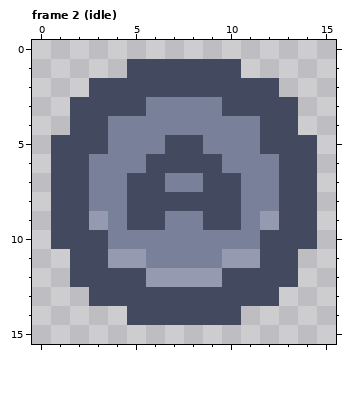
Edited in one commit: pixel-art file (projects/controller/assets/btn_a.ase). That is the earlier state.
16x16 pixels, 2 frames. Shown: frame 2 (idle).
After:
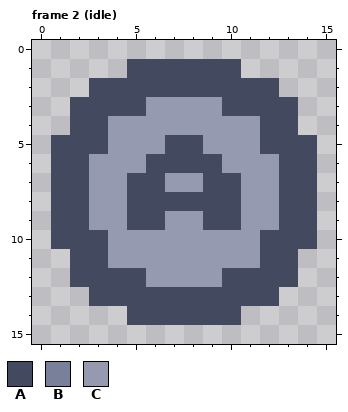
Palette (. is transparent): A #434a5f  B #78809a  C #959ab1
Difference:
Frame 2 (idle):
y 3: x 6..9 BBBB -> CCCC
y 4: x 4..11 BBBBBBBB -> CCCCCCCC
y 5: x 4..6 BBB -> CCC; x 9..11 BBB -> CCC
y 6: x 3..5 BBB -> CCC; x 10..12 BBB -> CCC
y 7: x 3..4 BB -> CC; x 7..8 BB -> CC; x 11..12 BB -> CC
y 8: x 3..4 BB -> CC; x 11..12 BB -> CC
y 9: x 4 B -> C; x 7..8 BB -> CC; x 11 B -> C
y 10: x 4..11 BBBBBBBB -> CCCCCCCC
y 11: x 6..9 BBBB -> CCCC
